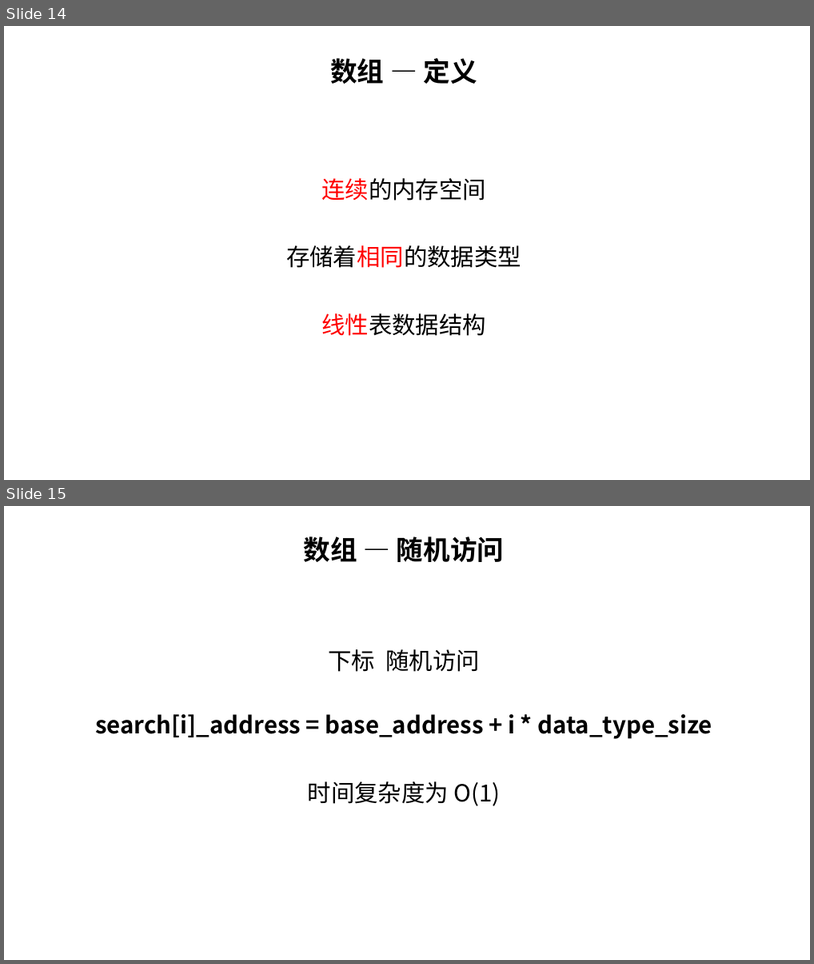
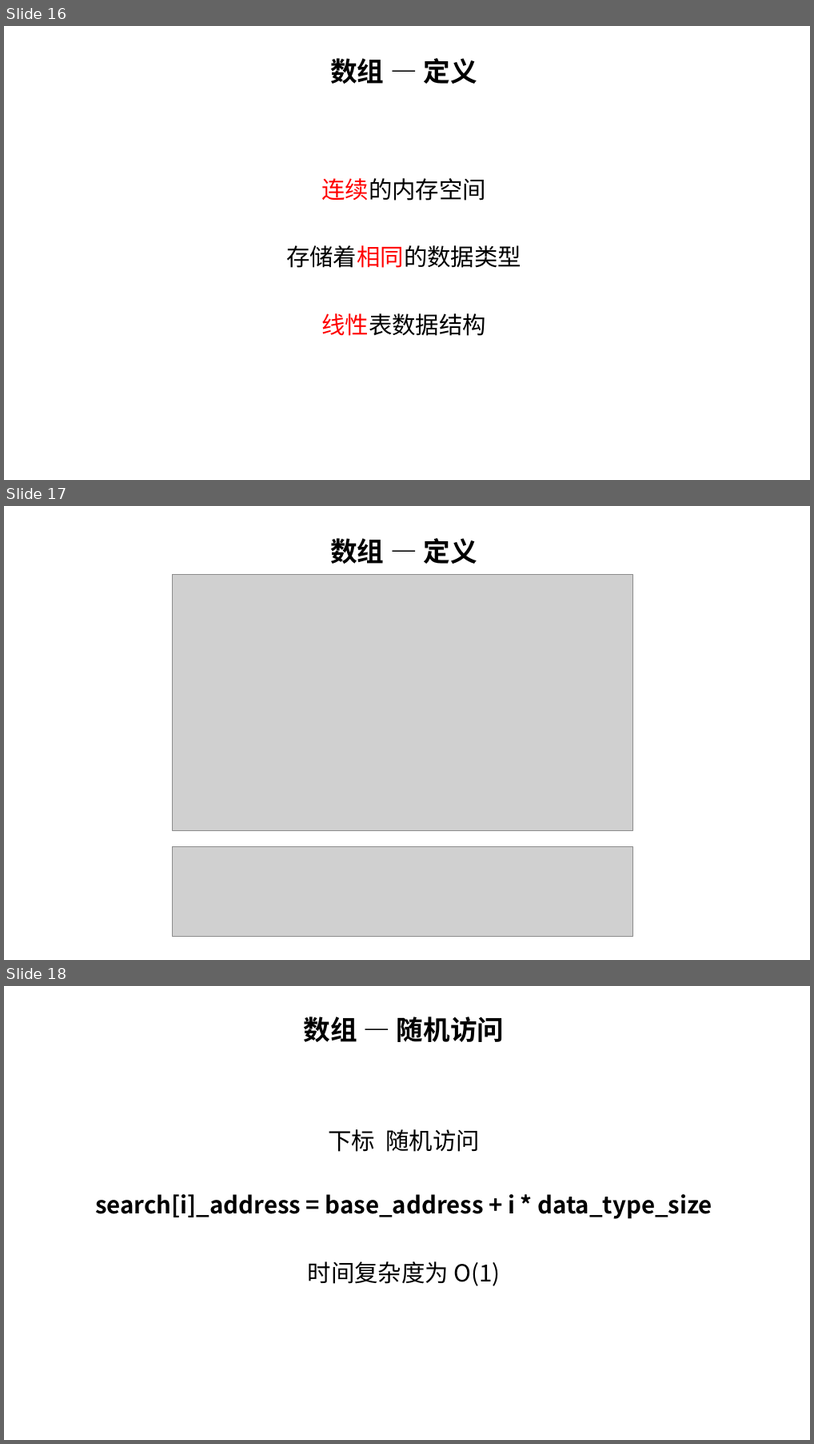
Before and after one commit to sunchong/ALG, a slide deck: ALG/docs/数据结构与算法.pptx. Shown one above the other, each under a label of ours: slides 14 and 15 before the commit, slides 16, 17 and 18 after it. The pictures are 814x964 and 814x1444 pixels, drawn with LibreOffice and Linux fonts; fonts in the diff are those of the drawing; grey boxes stand for pictures. Boxes give left, top, right and bottom in pixels: in the first picture for what was removed or moved away, otherwise in the second. Text is boxed around its words. In the diff, an @@ line names an element or a change of style, - is before the commit and + after.

Commit message:
数组

```diff
--- a/ALG/docs/数据结构与算法.pptx
+++ b/ALG/docs/数据结构与算法.pptx
@@ slide 17 added at (x1=4, y1=506, x2=810, y2=960), background #FFFFFF @@
@@ subtitle added at (x1=330, y1=538, x2=477, y2=564), 32 pt, text #000000, bold @@
+数组 — 定义
@@ picture added at (x1=172, y1=574, x2=633, y2=830) @@
@@ picture added at (x1=172, y1=847, x2=633, y2=936) @@
@@ what was slide 14 is now slide 16 @@
@@ what was slide 15 is now slide 18 @@
```
Also in this commit, not shown: 3 slides changed, 4 other slides added, 1 slide removed, 17 other files.
